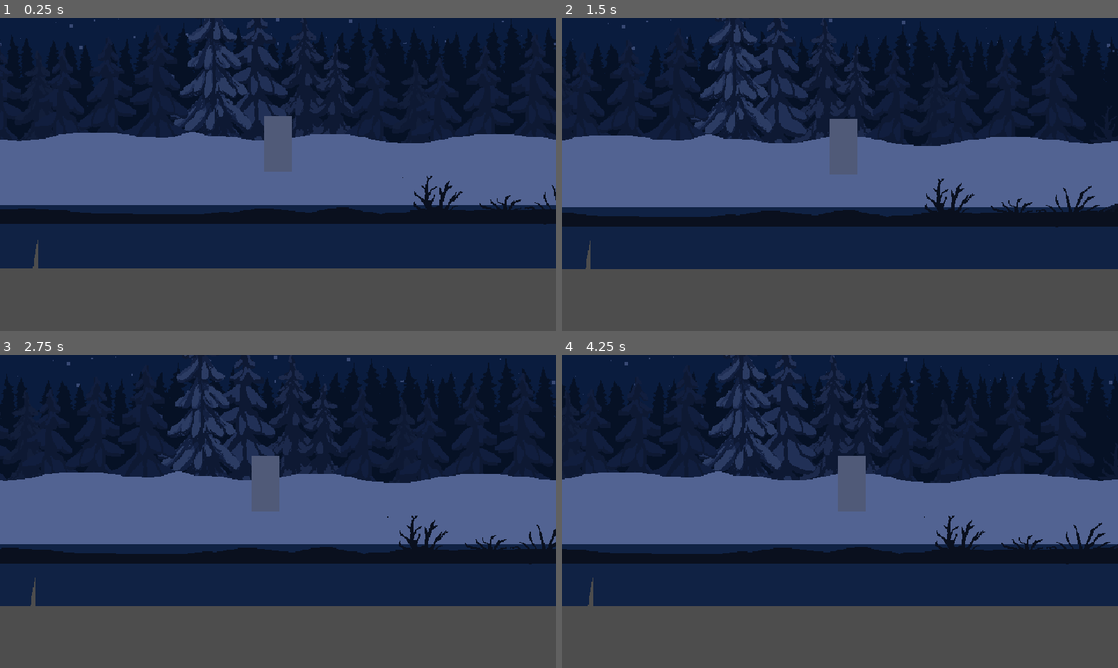
Above: before the commit, frames 1-4 (two rows, left to right).
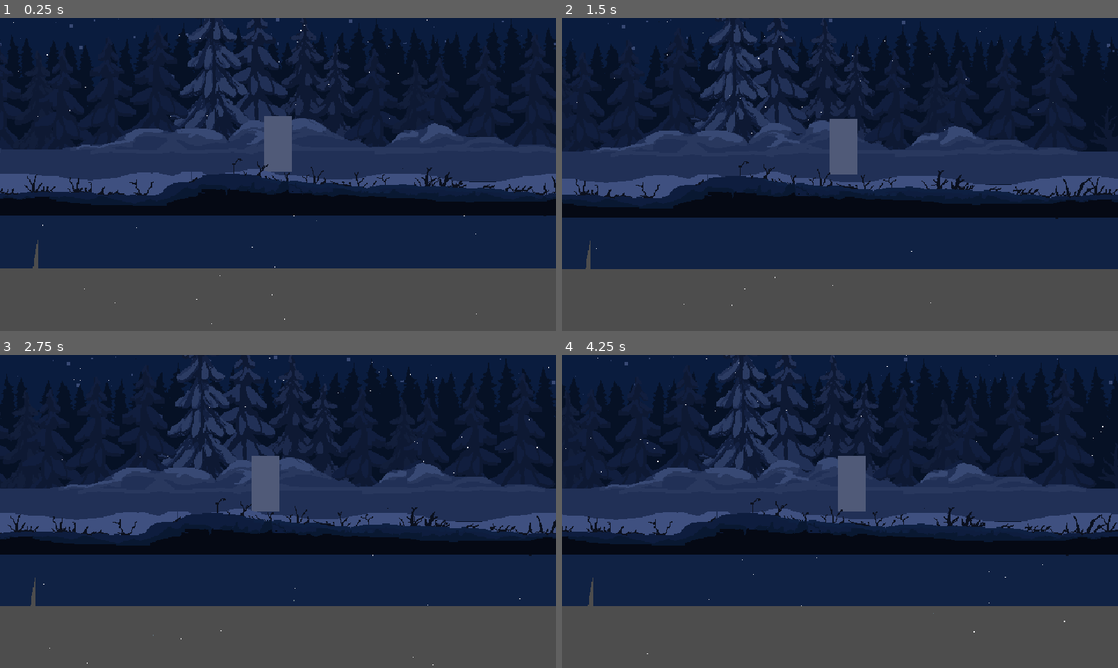
Above: after the commit, the same moments.

Repository: PNVDEVOPS/balagan_game
Game: Godot game, scene res://scenes/rooms/room_forest.tscn
Same seed, same stepped clock (60 frames per second), same inputs: the game is played once before the commit and once after it. This scene is started directly instead of the project's main scene.
Inputs (mouse positions are in pixels of both pictures, inside the frame that each line leads up to):
- Up to frame 1 (0.25 s): no input
- Up to frame 2 (1.5 s): tap Enter at 0.5 s; move the mouse to (962, 158) at 0.52 s; hold D (move_right) 0.53-1.25 s; hold E (interact) 0.53-1.25 s; click (962, 158) at 0.67 s; drag from (728, 190) to (812, 237) at 1.27 s
- Up to frame 3 (2.75 s): move the mouse to (333, 442) at 2.02 s; hold A (move_left) from 2.03 s (still down); hold F (crank) from 2.03 s (still down); tap E (interact) at 2.3 s
- Up to frame 4 (4.25 s): release A (move_left) at 2.75 s; release F (crank) at 2.75 s; drag from (812, 574) to (673, 464) at 2.77 s; move the mouse to (1006, 558) at 3.52 s; hold D (move_right) from 3.53 s (still down); hold E (interact) from 3.53 s (still down)

The runs differ from the first frame. In frame 1, 24% of the frame differs, in the area x 0-100%, y 0-98%; in frame 2, 24%; in frame 3, 24%, in the area x 0-100%, y 0-100%; in frame 4, 24%.

Commit message:
feat: forest scene extended with snare, silhouette trigger, balagan trigger
- Scene widened to ~3800px; activities respaced every ~500px
- Added Snare examinable at x=1100 (hunter lore)
- Added SilhouetteTrigger at x=2500 (area trigger, one-shot dialogue)
- Replaced BalaganSign examinable with BalaganTrigger area trigger at x=2950
- Fixed OldFireplace and ShamanAmulet y-positions (rayCast was missing them)
- Shifted Laika/LaikaTrigger, OldFireplace, ShamanAmulet, hidden notes right
- Moved domik and fence sprites in Parallax2D4 to match new balagan position
- Updated передняя дорога sprite; removed orphaned дорога_sprite_1.png

Co-Authored-By: Claude Sonnet 4.6 <noreply@anthropic.com>

Diff:
--- a/scenes/rooms/room_forest.tscn
+++ b/scenes/rooms/room_forest.tscn
@@ -15,7 +15,6 @@
 [ext_resource type="Texture2D" uid="uid://ctq7btdy7bcd6" path="res://assets/sprites/forest/сух дерево 2_sprite_1.png" id="7_1yky7"]
 [ext_resource type="Texture2D" uid="uid://bqhqljsttrcva" path="res://assets/sprites/forest/пенек_sprite_1.png" id="8_i1scu"]
 [ext_resource type="Texture2D" uid="uid://b5h1xwm5tqeq1" path="res://assets/sprites/forest/слой снега_sprite_1.png" id="9_x0q7o"]
-[ext_resource type="Texture2D" uid="uid://duip3mx4w05qq" path="res://assets/sprites/forest/дорога_sprite_1.png" id="10_43pmf"]
 [ext_resource type="Texture2D" uid="uid://djltm5p06if20" path="res://assets/sprites/forest/сэргэ_sprite_1.png" id="10_ssgfx"]
 [ext_resource type="Texture2D" uid="uid://b7i6nrwj2e624" path="res://assets/sprites/forest/дорога (clone)_sprite_1.png" id="11_xm6as"]
 [ext_resource type="Texture2D" uid="uid://42l6jfapm8or" path="res://assets/sprites/forest/дерево 2_sprite_1.png" id="12_an2w0"]
@@ -32,6 +31,10 @@
 particle_flag_disable_z = true
 emission_shape = 3
 emission_box_extents = Vector3(1500, 1, 1)
+direction = Vector3(-1, 0.35, 0)
+spread = 20.0
+initial_velocity_min = 30.0
+initial_velocity_max = 70.0
 gravity = Vector3(0, 100, 0)
 linear_accel_min = -2.2351742e-06
 linear_accel_max = -2.2351742e-06
@@ -42,23 +45,38 @@
 particle_flag_disable_z = true
 emission_shape = 3
 emission_box_extents = Vector3(1200, 1, 1)
+direction = Vector3(-1, 0.4, 0)
+spread = 15.0
+initial_velocity_min = 15.0
+initial_velocity_max = 35.0
 gravity = Vector3(0, 98, 0)
 
 [sub_resource type="ParticleProcessMaterial" id="ParticleProcessMaterial_heavy_forest"]
 particle_flag_disable_z = true
 emission_shape = 3
 emission_box_extents = Vector3(1200, 1, 1)
-gravity = Vector3(0, 200, 0)
+direction = Vector3(-1, 0.2, 0)
+spread = 20.0
+initial_velocity_min = 90.0
+initial_velocity_max = 170.0
+gravity = Vector3(0, 60, 0)
 linear_accel_min = -8.0
 linear_accel_max = 8.0
-scale_min = 2.0
-scale_max = 5.0
+scale_min = 0.4
+
+[sub_resource type="CompressedTexture2D" id="CompressedTexture2D_43pmf"]
 
 [sub_resource type="RectangleShape2D" id="RectangleShape2D_laika_trigger"]
 size = Vector2(120, 369)
 
+[sub_resource type="RectangleShape2D" id="RectangleShape2D_silhouette_trigger"]
+size = Vector2(120, 369)
+
+[sub_resource type="RectangleShape2D" id="RectangleShape2D_balagan_trigger"]
+size = Vector2(120, 369)
+
 [sub_resource type="RectangleShape2D" id="RectangleShape2D_exit"]
-size = Vector2(157.5, 361)
+size = Vector2(120.75, 361)
 
 [sub_resource type="OccluderPolygon2D" id="OccluderPolygon2D_xm6as"]
 cull_mode = 1
@@ -76,7 +94,7 @@
 [node name="Background" type="ColorRect" parent="." unique_id=211441489]
 offset_left = -348.0
 offset_top = -147.0
-offset_right = 4593.0
+offset_right = 3928.0
 offset_bottom = 361.0
 color = Color(0.039215688, 0.10980392, 0.24313726, 1)
 
@@ -150,6 +168,10 @@
 position = Vector2(729, 184)
 texture = ExtResource("6_ragbb")
 
+[node name="СухДеревоSprite1" type="Sprite2D" parent="Parallax2D2/СухДеревоSprite1" unique_id=1126571202]
+position = Vector2(1691, 36)
+texture = ExtResource("6_ragbb")
+
 [node name="СухДеревоSprite2" type="Sprite2D" parent="Parallax2D2" unique_id=133586062]
 position = Vector2(1413, 188)
 texture = ExtResource("6_ragbb")
@@ -158,12 +180,20 @@
 position = Vector2(807, 204)
 texture = ExtResource("7_1yky7")
 
+[node name="СухДерево2Sprite1" type="Sprite2D" parent="Parallax2D2/СухДерево2Sprite1" unique_id=969790519]
+position = Vector2(2010, 0)
+texture = ExtResource("7_1yky7")
+
 [node name="СэргэSprite1" type="Sprite2D" parent="Parallax2D2" unique_id=1833576378]
-position = Vector2(1704, 176)
+position = Vector2(2163, 180)
 texture = ExtResource("10_ssgfx")
 
 [node name="ПенекSprite1" type="Sprite2D" parent="Parallax2D2" unique_id=1280577331]
 position = Vector2(911, 184)
+texture = ExtResource("8_i1scu")
+
+[node name="ПенекSprite1" type="Sprite2D" parent="Parallax2D2/ПенекSprite1" unique_id=643181867]
+position = Vector2(2094, 28)
 texture = ExtResource("8_i1scu")
 
 [node name="Дерево2Sprite1" type="Sprite2D" parent="Parallax2D2" unique_id=705245447]
@@ -178,9 +208,11 @@
 position = Vector2(-363, -230)
 amount = 150
 lifetime = 5.0
+preprocess = 5.0
 speed_scale = 0.5
 randomness = 0.38
 collision_base_size = 0.0
+visibility_rect = Rect2(-3000, -400, 8000, 1000)
 process_material = SubResource("ParticleProcessMaterial_xm6as")
 
 [node name="Дерево1Sprite1" type="Sprite2D" parent="Parallax2D2" unique_id=1451137226]
@@ -198,6 +230,7 @@
 amount = 150
 lifetime = 13.66
 preprocess = 13.66
+visibility_rect = Rect2(-3000, -400, 8000, 1000)
 process_material = SubResource("ParticleProcessMaterial_0tgta")
 
 [node name="SnowHeavy" type="GPUParticles2D" parent="." unique_id=1946372810]
@@ -207,10 +240,10 @@
 preprocess = 3.5
 speed_scale = 1.8
 randomness = 0.5
+visibility_rect = Rect2(-3000, -400, 8000, 1000)
 process_material = SubResource("ParticleProcessMaterial_heavy_forest")
 
 [node name="Parallax2D3" type="Parallax2D" parent="." unique_id=502402756]
-visible = false
 scroll_scale = Vector2(0.9, 1)
 repeat_size = Vector2(640, 0)
 repeat_times = 5
@@ -218,6 +251,7 @@
 [node name="СлойСнегаSprite1" type="Sprite2D" parent="Parallax2D3" unique_id=2005946862]
 position = Vector2(320, 184)
 texture = ExtResource("9_x0q7o")
+offset = Vector2(0, -5)
 
 [node name="Parallax2D5" type="Parallax2D" parent="." unique_id=426079695]
 repeat_size = Vector2(640, 0)
@@ -225,7 +259,8 @@
 
 [node name="ДорогаSprite1" type="Sprite2D" parent="Parallax2D5" unique_id=1743582562]
 position = Vector2(322, 158)
-texture = ExtResource("10_43pmf")
+texture = SubResource("CompressedTexture2D_43pmf")
+offset = Vector2(0, 20)
 
 [node name="Parallax2D8" type="Parallax2D" parent="." unique_id=1400718819]
 
@@ -233,7 +268,7 @@
 position = Vector2(100, 310)
 
 [node name="Parallax2D6" type="Parallax2D" parent="." unique_id=1770239544]
-visible = false
+scroll_offset = Vector2(0, -15)
 repeat_size = Vector2(640, 0)
 repeat_times = 5
 
@@ -245,57 +280,78 @@
 position = Vector2(100, 300)
 
 [node name="RoomRight" type="Marker2D" parent="." unique_id=1221185496]
-position = Vector2(2357, 177)
+position = Vector2(3750, 177)
 
 [node name="Laika" parent="." unique_id=1172830912 instance=ExtResource("5")]
-position = Vector2(1149, 299)
+position = Vector2(1767, 292)
 auto_appear = false
 
 [node name="LaikaTrigger" type="Area2D" parent="." unique_id=1923528987]
-position = Vector2(1009, 342)
+position = Vector2(1504, 337)
 collision_layer = 0
 
 [node name="CollisionShape2D" type="CollisionShape2D" parent="LaikaTrigger" unique_id=1876727196]
-position = Vector2(0, -165.5)
+position = Vector2(-1, -158)
 shape = SubResource("RectangleShape2D_laika_trigger")
 
 [node name="NoteForestFather" parent="." unique_id=1458961493 instance=ExtResource("4")]
+visible = false
 position = Vector2(500, 319)
 
 [node name="BrokenBranch" parent="." unique_id=1725826739 instance=ExtResource("4")]
+visible = false
 position = Vector2(700, 319)
 examine_text = "Ветка. Свежий слом. Кто-то прошёл здесь совсем недавно."
 
 [node name="OldFireplace" parent="." unique_id=210954590 instance=ExtResource("4")]
-position = Vector2(1200, 319)
+visible = false
+position = Vector2(1650, 315)
 examine_text = "Старое кострище. Угли давно потухли. Камни сложены в круг."
 
-[node name="BalaganSign" parent="." unique_id=442104949 instance=ExtResource("4")]
-position = Vector2(2100, 319)
-examine_text = "Балаган. Огонь внутри. Кто-то живёт здесь — или жил."
+[node name="Snare" parent="." unique_id=442104949 instance=ExtResource("4")]
+position = Vector2(901, 302)
+examine_text = "Силок. Конский волос и кусок проволоки — старая охотничья петля."
+interaction_text = "Осмотреть [Е]"
+
+[node name="SilhouetteTrigger" type="Area2D" parent="." unique_id=1923528988]
+position = Vector2(2500, 342)
+collision_layer = 0
+
+[node name="CollisionShape2D" type="CollisionShape2D" parent="SilhouetteTrigger" unique_id=1876727197]
+position = Vector2(0, -165.5)
+shape = SubResource("RectangleShape2D_silhouette_trigger")
+
+[node name="BalaganTrigger" type="Area2D" parent="." unique_id=1923528989]
+position = Vector2(3421, 349)
+collision_layer = 0
+
+[node name="CollisionShape2D" type="CollisionShape2D" parent="BalaganTrigger" unique_id=1876727198]
+position = Vector2(-4, -169)
+shape = SubResource("RectangleShape2D_balagan_trigger")
 
 [node name="MurderSite" parent="." unique_id=2070419600 instance=ExtResource("4")]
 visible = false
-position = Vector2(1800, 319)
+position = Vector2(2200, 319)
 
 [node name="ShamanAmulet" parent="." unique_id=119670520 instance=ExtResource("4")]
-position = Vector2(1950, 319)
+position = Vector2(2349, 294)
 examine_text = "Амулет из птичьих костей, подвешенный на ветке."
+interaction_text = "Осмотреть [Е]"
 
 [node name="NoteFatherLast" parent="." unique_id=1777518016 instance=ExtResource("4")]
 visible = false
-position = Vector2(1500, 319)
+position = Vector2(1900, 319)
 
 [node name="NoteAiyyna2" parent="." unique_id=1857881688 instance=ExtResource("4")]
 visible = false
-position = Vector2(1000, 319)
+position = Vector2(1300, 319)
 
 [node name="ExitZone" type="Area2D" parent="." unique_id=1689144402]
-position = Vector2(2330, 350)
+position = Vector2(3849, 350)
 collision_layer = 0
 
 [node name="CollisionShape2D" type="CollisionShape2D" parent="ExitZone" unique_id=3492487]
-position = Vector2(150.25, -171)
+position = Vector2(8, -171)
 shape = SubResource("RectangleShape2D_exit")
 
 [node name="RoomBottom" type="Marker2D" parent="." unique_id=1192004762]
@@ -305,9 +361,10 @@
 
 [node name="Parallax2D4" type="Parallax2D" parent="." unique_id=1213957769]
 scroll_scale = Vector2(1.1, 1)
+scroll_offset = Vector2(0, -10)
 
 [node name="ДомикSprite1" type="Sprite2D" parent="Parallax2D4" unique_id=551851956]
-position = Vector2(2240, 182)
+position = Vector2(3603, 176)
 texture = ExtResource("26_t1kjq")
 
 [node name="СухДерево3Sprite1" type="Sprite2D" parent="Parallax2D4" unique_id=695268672]
@@ -348,11 +405,12 @@
 texture = ExtResource("18_muwxq")
 
 [node name="ЗаборSprite1" type="Sprite2D" parent="Parallax2D4" unique_id=1831889069]
-position = Vector2(2326, 182)
+position = Vector2(3677, 185)
 texture = ExtResource("25_7cvm8")
 
 [node name="Parallax2D7" type="Parallax2D" parent="." unique_id=640116831]
 scroll_scale = Vector2(1.2, 1)
+scroll_offset = Vector2(0, -10)
 repeat_size = Vector2(640, 0)
 repeat_times = 5
 
--- a/scenes/rooms/room_highway.tscn
+++ b/scenes/rooms/room_highway.tscn
@@ -22,35 +22,46 @@
 particle_flag_disable_z = true
 emission_shape = 3
 emission_box_extents = Vector3(1400, 1, 1)
+direction = Vector3(-1, 0.4, 0)
+spread = 15.0
+initial_velocity_min = 15.0
+initial_velocity_max = 35.0
 gravity = Vector3(0, 98, 0)
 
 [sub_resource type="ParticleProcessMaterial" id="ParticleProcessMaterial_qrwjt"]
 particle_flag_disable_z = true
 emission_shape = 3
 emission_box_extents = Vector3(1400, 1, 1)
+direction = Vector3(-1, 0.35, 0)
+spread = 20.0
+initial_velocity_min = 30.0
+initial_velocity_max = 70.0
 gravity = Vector3(0, 100, 0)
 linear_accel_min = -2.2351742e-06
 linear_accel_max = -2.2351742e-06
 radial_accel_min = -40.32
 radial_accel_max = -16.130001
 
-[sub_resource type="WorldBoundaryShape2D" id="WorldBoundaryShape2D_floor"]
-
 [sub_resource type="RectangleShape2D" id="RectangleShape2D_yd4x4"]
 size = Vector2(115, 95)
-
-[sub_resource type="RectangleShape2D" id="RectangleShape2D_trigger"]
-size = Vector2(40, 369)
 
 [sub_resource type="ParticleProcessMaterial" id="ParticleProcessMaterial_heavy_snow"]
 particle_flag_disable_z = true
 emission_shape = 3
 emission_box_extents = Vector3(1400, 1, 1)
-gravity = Vector3(0, 200, 0)
+direction = Vector3(-1, 0.2, 0)
+spread = 20.0
+initial_velocity_min = 90.0
+initial_velocity_max = 170.0
+gravity = Vector3(0, 60, 0)
 linear_accel_min = -8.0
 linear_accel_max = 8.0
-scale_min = 2.0
-scale_max = 5.0
+scale_min = 0.4
+
+[sub_resource type="WorldBoundaryShape2D" id="WorldBoundaryShape2D_floor"]
+
+[sub_resource type="RectangleShape2D" id="RectangleShape2D_trigger"]
+size = Vector2(40, 369)
 
 [node name="RoomHighway" type="Node2D" unique_id=1061092155]
 script = ExtResource("1")
@@ -130,6 +141,7 @@
 amount = 150
 lifetime = 13.66
 preprocess = 13.66
+visibility_rect = Rect2(-2000, -400, 5000, 1000)
 process_material = SubResource("ParticleProcessMaterial_jcdky")
 
 [node name="ParallaxBackground" parent="." unique_id=195246088 instance=ExtResource("2_6ugx5")]
@@ -172,7 +184,19 @@
 speed_scale = 0.7
 randomness = 0.38
 collision_base_size = 0.0
+visibility_rect = Rect2(-2000, -400, 5000, 1000)
 process_material = SubResource("ParticleProcessMaterial_qrwjt")
+
+[node name="CarCollision" type="StaticBody2D" parent="." unique_id=2081765525]
+position = Vector2(180, 288)
+
+[node name="Layer1(imported)(clone)Sprite1" type="Sprite2D" parent="CarCollision" unique_id=1119211282]
+position = Vector2(148, -139)
+texture = ExtResource("7_1sh08")
+
+[node name="CarShape" type="CollisionShape2D" parent="CarCollision" unique_id=1715328081]
+position = Vector2(-52.5, -22)
+shape = SubResource("RectangleShape2D_yd4x4")
 
 [node name="ParallaxLayer3" type="Parallax2D" parent="." unique_id=1262499512]
 scroll_scale = Vector2(1.2, 1.2)
@@ -196,6 +220,7 @@
 speed_scale = 0.5
 randomness = 0.38
 collision_base_size = 0.0
+visibility_rect = Rect2(-2000, -400, 5000, 1000)
 process_material = SubResource("ParticleProcessMaterial_qrwjt")
 
 [node name="SnowHeavy" type="GPUParticles2D" parent="." unique_id=1857429631]
@@ -205,6 +230,7 @@
 preprocess = 3.5
 speed_scale = 1.8
 randomness = 0.5
+visibility_rect = Rect2(-2000, -400, 5000, 1000)
 process_material = SubResource("ParticleProcessMaterial_heavy_snow")
 
 [node name="RoadSurface" type="ColorRect" parent="." unique_id=567851928]
@@ -285,17 +311,6 @@
 region_enabled = true
 region_rect = Rect2(39, 264, 30, 76)
 
-[node name="CarCollision" type="StaticBody2D" parent="." unique_id=2081765525]
-position = Vector2(180, 288)
-
-[node name="Layer1(imported)(clone)Sprite1" type="Sprite2D" parent="CarCollision" unique_id=1119211282]
-position = Vector2(148, -139)
-texture = ExtResource("7_1sh08")
-
-[node name="CarShape" type="CollisionShape2D" parent="CarCollision" unique_id=1715328081]
-position = Vector2(-52.5, -22)
-shape = SubResource("RectangleShape2D_yd4x4")
-
 [node name="SpawnPoint" type="Marker2D" parent="." unique_id=1537763230]
 position = Vector2(314, 301)
 
--- a/scripts/rooms/room_forest_logic.gd
+++ b/scripts/rooms/room_forest_logic.gd
@@ -2,6 +2,8 @@
 
 var _laika_appeared: bool = false
 var _chapter_started: bool = false
+var _silhouette_triggered: bool = false
+var _balagan_triggered: bool = false
 
 func _ready() -> void:
 	var laika_trigger := get_node_or_null("LaikaTrigger")
@@ -10,6 +12,12 @@
 	var exit_zone := get_node_or_null("ExitZone")
 	if exit_zone:
 		exit_zone.body_entered.connect(_on_exit_zone)
+	var silhouette_trigger := get_node_or_null("SilhouetteTrigger")
+	if silhouette_trigger:
+		silhouette_trigger.body_entered.connect(_on_silhouette_trigger)
+	var balagan_trigger := get_node_or_null("BalaganTrigger")
+	if balagan_trigger:
+		balagan_trigger.body_entered.connect(_on_balagan_trigger)
 
 	var murder := get_node_or_null("ShamanAmulet")
 	if not murder:
@@ -83,6 +91,18 @@
 	if body.has_method("unfreeze"):
 		body.unfreeze()
 
+func _on_silhouette_trigger(body: Node2D) -> void:
+	if not body.is_in_group("player") or _silhouette_triggered:
+		return
+	_silhouette_triggered = true
+	DialogueManager.show_text("", "Там кто-то стоял. Я видел.")
+
+func _on_balagan_trigger(body: Node2D) -> void:
+	if not body.is_in_group("player") or _balagan_triggered:
+		return
+	_balagan_triggered = true
+	DialogueManager.show_text("", "Балаган. Старый, явно нежилой — но дым идёт. Здесь кто-то есть. Или был. Только что.\n\nХорошо это или плохо — я ещё не решил.")
+
 func _on_exit_zone(body: Node2D) -> void:
 	if body.is_in_group("player") and not _chapter_started:
 		_chapter_started = true
Binary file removed: assets/sprites/forest/дорога_sprite_1.png
Binary file changed: assets/sprites/forest/передняя дорога_sprite_1.png
